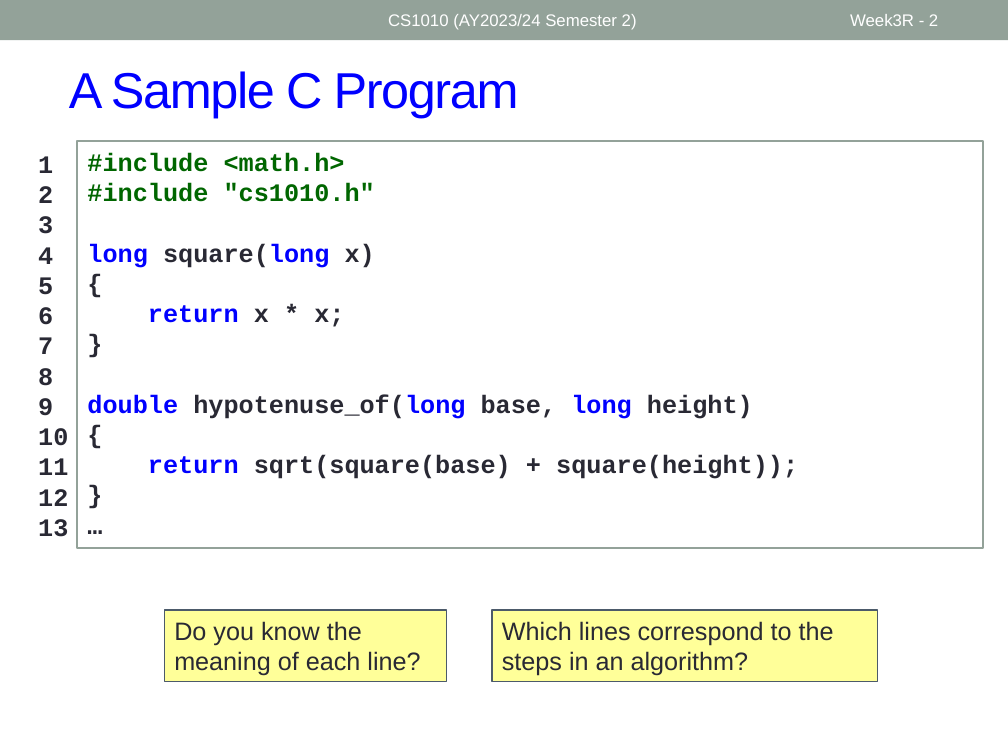
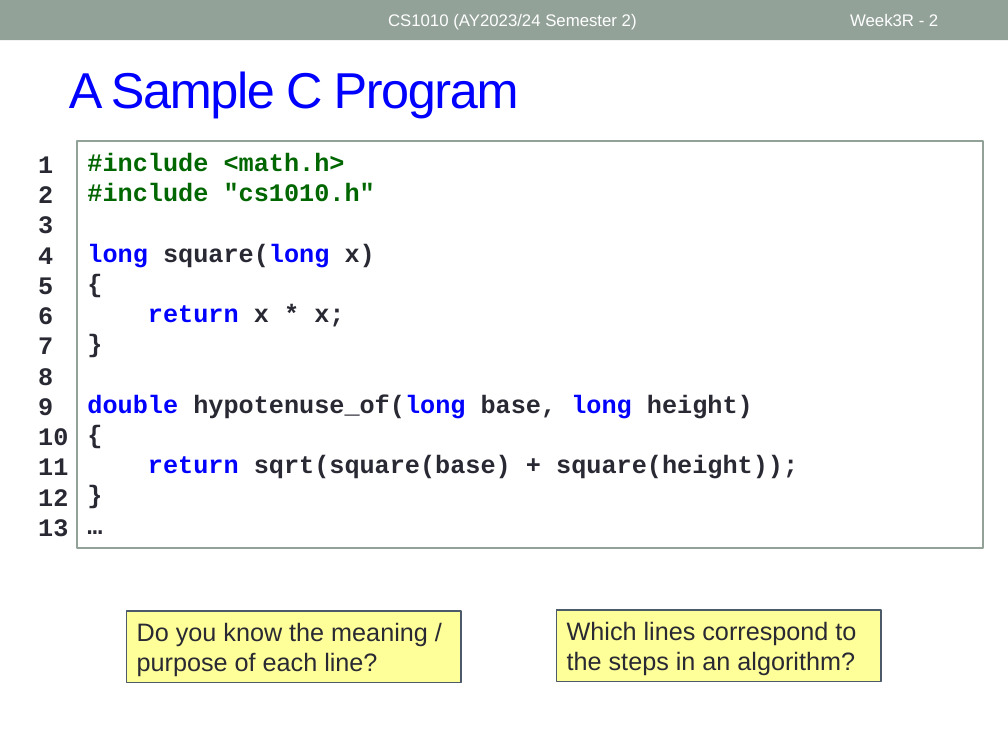
Before and after one commit to nus-cs1010-2425-s2/website, a slide deck: slide 2 of slides/Week3_Recap.pptx. Drawn at 1008x756 pixels with LibreOffice and Linux fonts; fonts in the diff are those of the drawing. Boxes give left, top, right and bottom in pixels: in the first picture for what was removed or moved away, otherwise in the second. Text is boxed around its words. In the diff, an @@ line names an element or a change of style, - is before the commit and + after.

```diff
--- a/slides/Week3_Recap.pptx
+++ b/slides/Week3_Recap.pptx
@@ rectangle "Do you know the meaning ...": place and size @@
-rectangle "Do you know the meaning ..." at bbox=[164, 610, 447, 681]
+rectangle "Do you know the meaning ..." at bbox=[127, 611, 462, 682]
@@ text in rectangle at bbox=[137, 622, 428, 677]: text changed @@
-Do you know the meaning of each line?
+Do you know the meaning / purpose of each line?
@@ rectangle "Which lines correspond to the ...": place and size @@
-rectangle "Which lines correspond to the ..." at bbox=[492, 610, 878, 681]
+rectangle "Which lines correspond to the ..." at bbox=[556, 610, 881, 681]
```
Also in this commit, not shown: 5 other slides changed, 16 other files.
